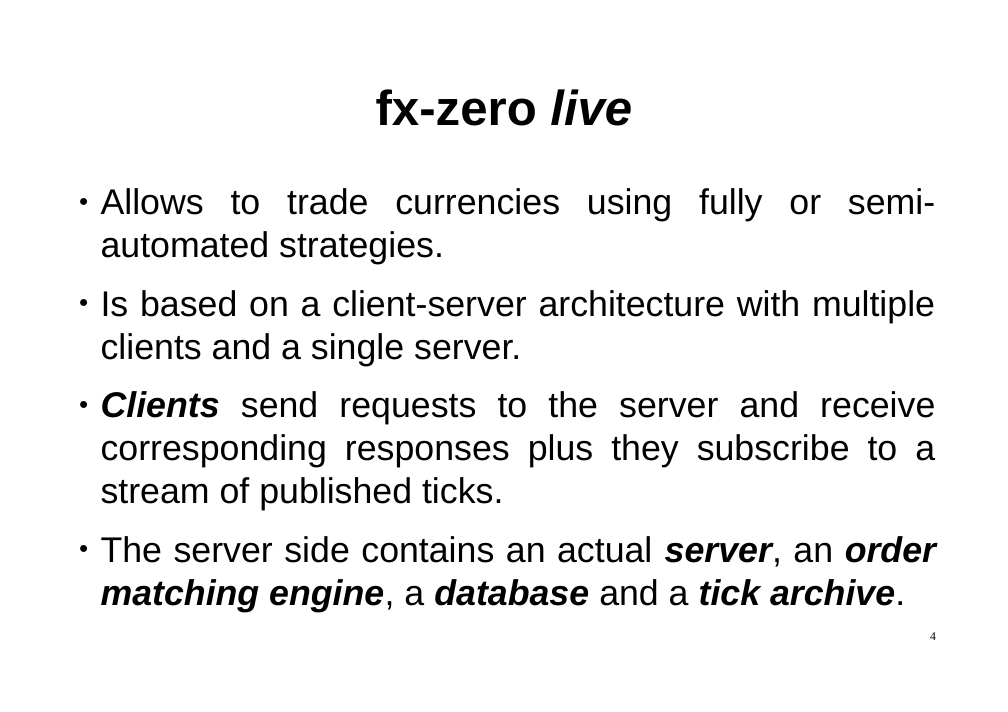
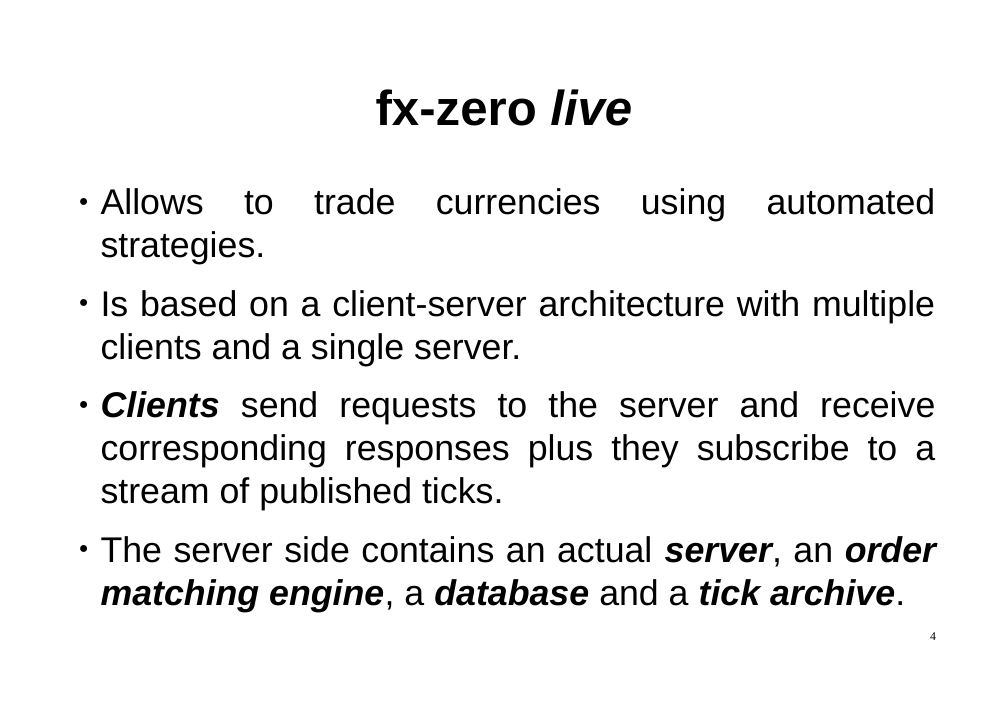
Before and after one commit to hsk81/fx-zero, a slide deck: slide 4 of doc/presentation/fx-zero.odp. Drawn at 1008x712 pixels with LibreOffice and Linux fonts; fonts in the diff are those of the drawing. Boxes give left, top, right and bottom in pixels: in the first picture for what was removed or moved away, otherwise in the second. Text is boxed around its words. In the diff, an @@ line names an element or a change of style, - is before the commit and + after.

```diff
--- a/doc/presentation/fx-zero.odp
+++ b/doc/presentation/fx-zero.odp
@@ text at box(101, 188, 936, 222): text changed @@
-● Allows to trade currencies using fully or semi-automated strategies.
+● Allows to trade currencies using automated strategies.
```
Also in this commit, not shown: 10 other slides changed, 3 slides added, 1 slide removed, 8 other files.
